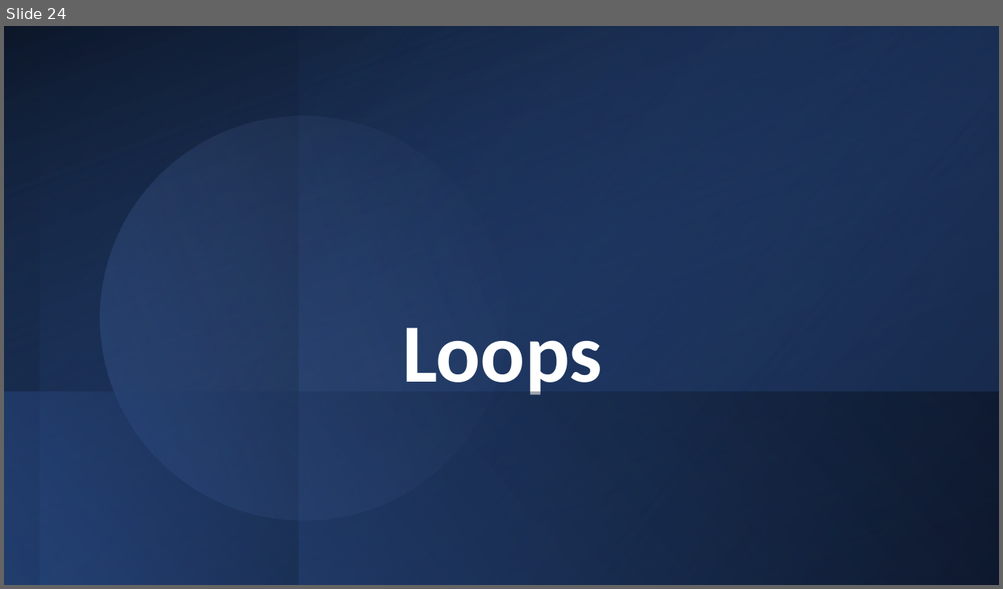
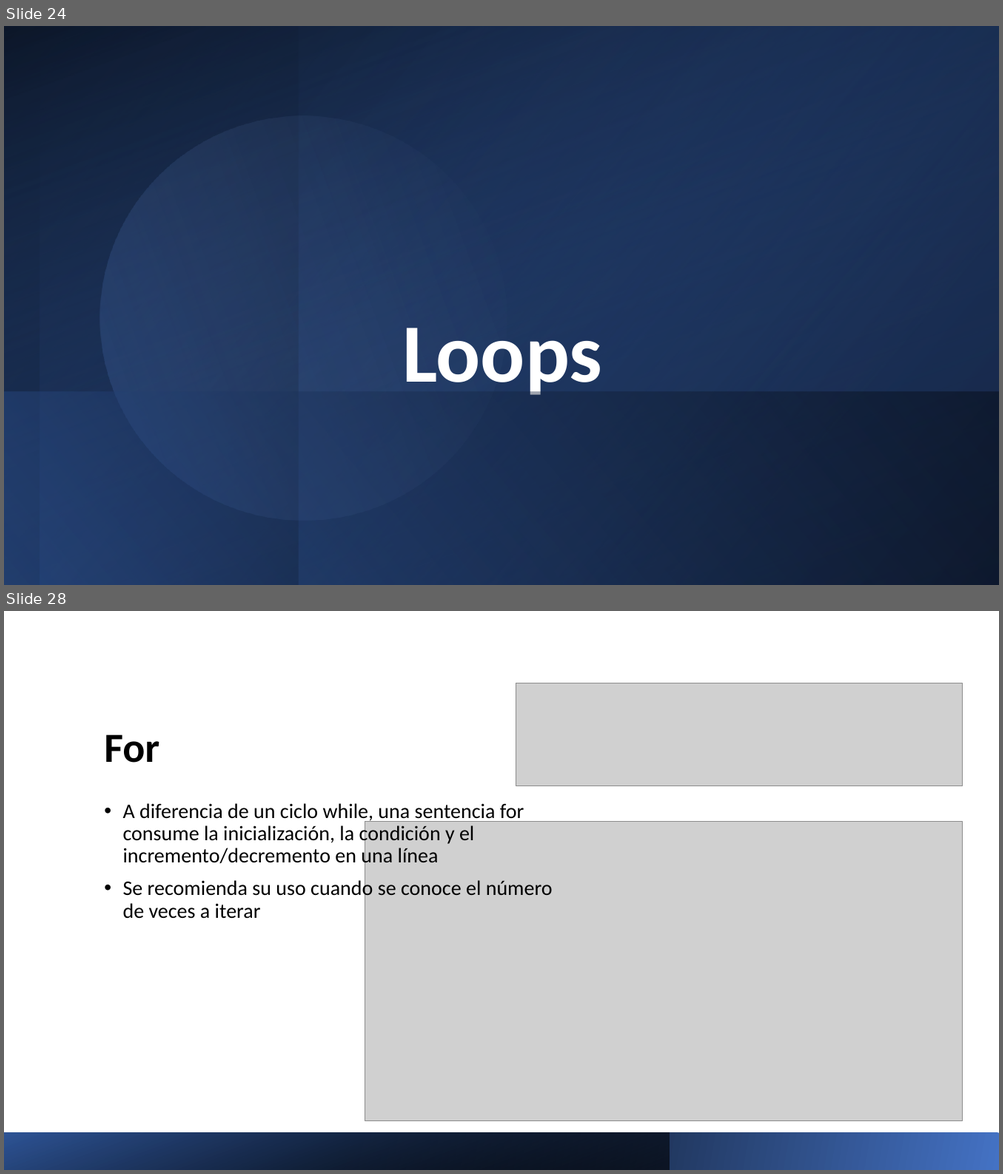
Before and after one commit to Charris1904/automation-qa-sessions, a slide deck: files/1. Java.pptx. Shown one above the other, each under a label of ours: slide 24 before the commit, slides 24 and 28 after it; the slides between them are not shown. The pictures are 1003x589 and 1003x1174 pixels, drawn with LibreOffice and Linux fonts; fonts in the diff are those of the drawing; grey boxes stand for pictures. Boxes give left, top, right and bottom in pixels: in the first picture for what was removed or moved away, otherwise in the second. Text is boxed around its words. In the diff, an @@ line names an element or a change of style, - is before the commit and + after.

```diff
--- a/files/1. Java.pptx
+++ b/files/1. Java.pptx
@@ slide 28 added at (4,611,999,1170), background #FFFFFF @@
@@ picture added at (516,684,962,786) @@
@@ title added at (104,735,159,763), 40 pt, text #000000, bold @@
+For
@@ text added at (123,803,552,919), 20 pt, text #000000 @@
+• A diferencia de un ciclo while, una sentencia for consume la inicialización, la condición y el incremento/decremento en una línea
+• Se recomienda su uso cuando se conoce el número de veces a iterar
@@ picture added at (364,822,962,1122) @@
@@ rectangle added at (4,1133,999,1170), fill gradient #4472C4 to #000000 @@
@@ rectangle added at (4,1133,669,1170), fill gradient #000000 to #2F5597 @@
```
Also in this commit, not shown: 5 other slides added, 4 other files.
